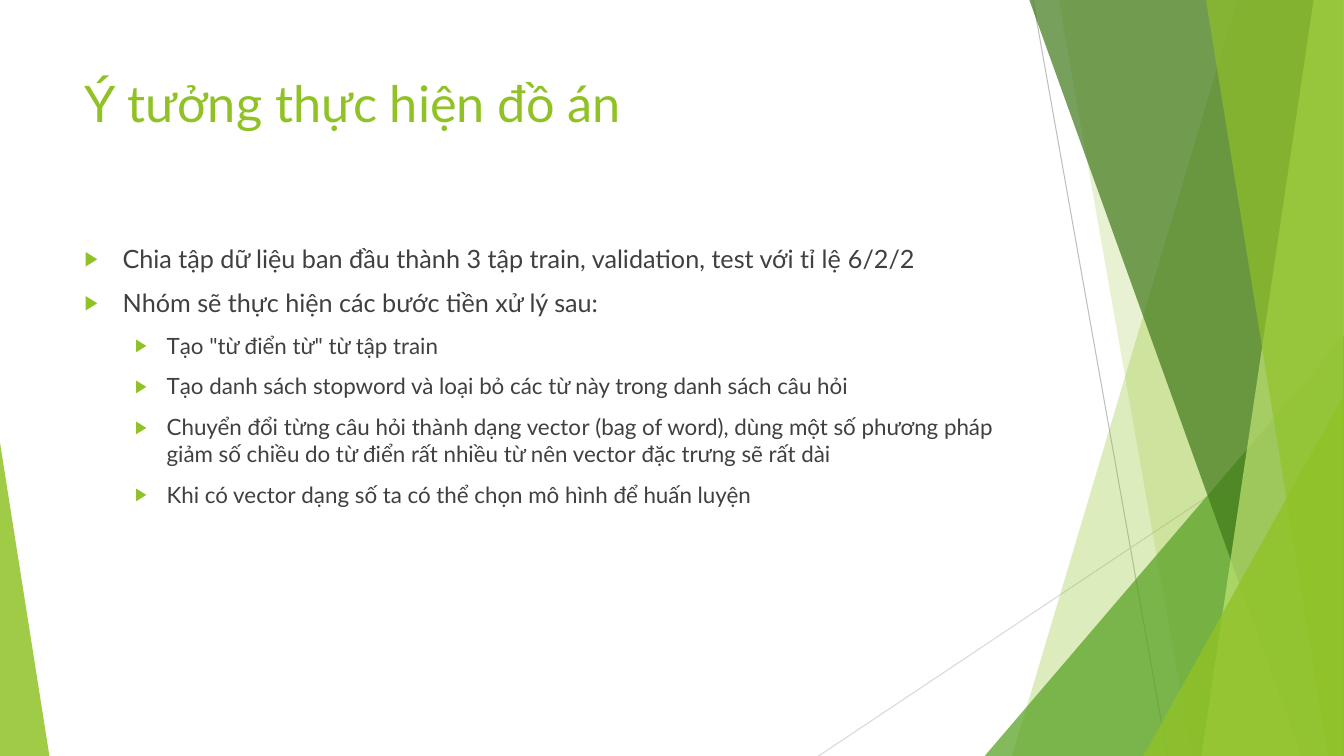
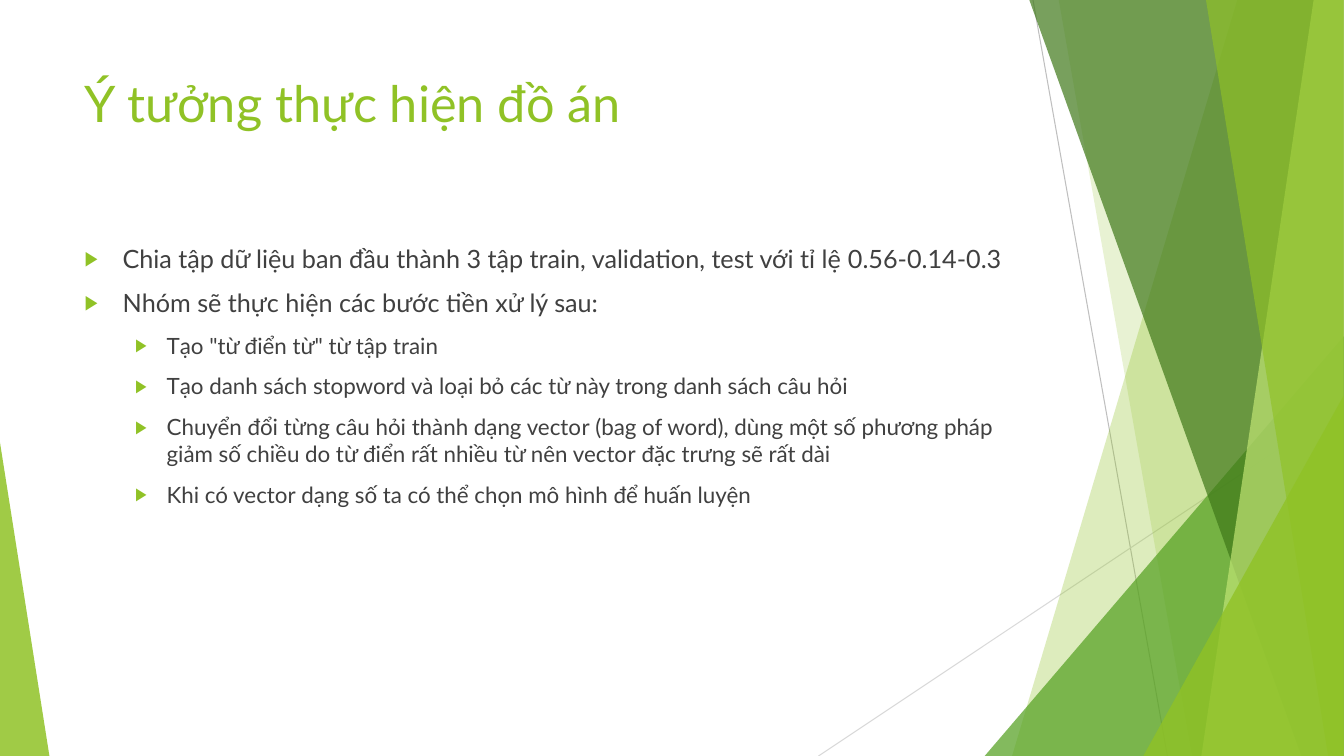
Before and after one commit to NhanCode/DataScienceFinalProject, a slide deck: slide 11 of DACK_Slide.pptx. Drawn at 1344x756 pixels with LibreOffice and Linux fonts; fonts in the diff are those of the drawing. Boxes give left, top, right and bottom in pixels: in the first picture for what was removed or moved away, otherwise in the second. Text is boxed around its words. In the diff, an @@ line names an element or a change of style, - is before the commit and + after.

```diff
--- a/DACK_Slide.pptx
+++ b/DACK_Slide.pptx
@@ text at (123,248,1001,273): text changed @@
-▶ Chia tập dữ liệu ban đầu thành 3 tập train, validation, test với tỉ lệ 6/2/2
+▶ Chia tập dữ liệu ban đầu thành 3 tập train, validation, test với tỉ lệ 0.56-0.14-0.3
```
Also in this commit, not shown: 3 other slides changed, 9 slides added, 1 other file.
